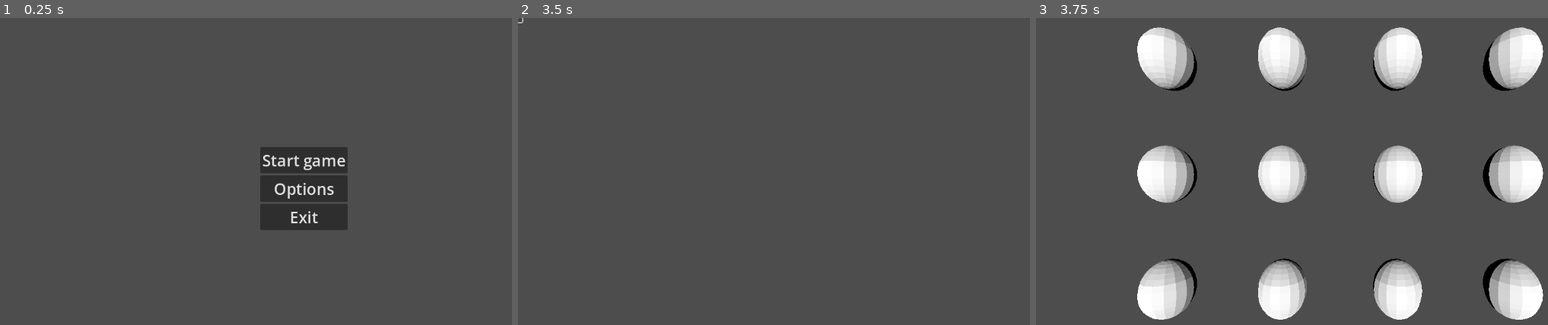
Above: before the commit, frames 1-3 (left to right).
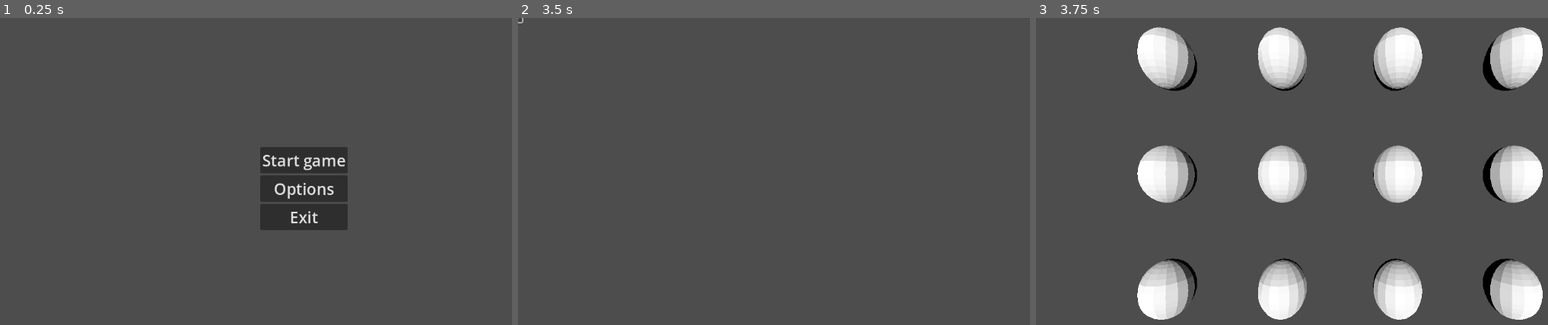
Above: after the commit, the same moments.

Repository: Nuptayy/Pet-sim
Game: Godot game, scene res://Scenes/Main_menu.tscn
Same seed, same stepped clock (60 frames per second), same inputs: the game is played once before the commit and once after it.
Inputs (mouse positions are in pixels of both pictures, inside the frame that each line leads up to):
- Up to frame 1 (0.25 s): no input
- Up to frame 2 (3.5 s): click "Start game" at 0.5 s; click (518, 21) at 1.25 s; click (518, 21) at 2 s; click (518, 21) at 2.75 s
- Up to frame 3 (3.75 s): tap Enter at 3.5 s; hold R (hatch_max) from 3.53 s (still down)

Frames 1-2 are identical in both runs. In frame 3, 1.4% of the frame differs, in the area x 19-100%, y 2-99%.

Commit message:
Adjust Camera3D position in HatchScene
Moved the Camera3D closer to the scene by changing its Z position from 250 to 5.

Diff:
--- a/Scenes/HatchScene.tscn
+++ b/Scenes/HatchScene.tscn
@@ -3,7 +3,7 @@
 [node name="Node3D" type="Node3D"]
 
 [node name="Camera3D" type="Camera3D" parent="."]
-transform = Transform3D(1, 0, 0, 0, 1, 0, 0, 0, 1, 0, 0, 250)
+transform = Transform3D(1, 0, 0, 0, 1, 0, 0, 0, 1, 0, 0, 5)
 
 [node name="EggGridContainer" type="Node3D" parent="."]
 
